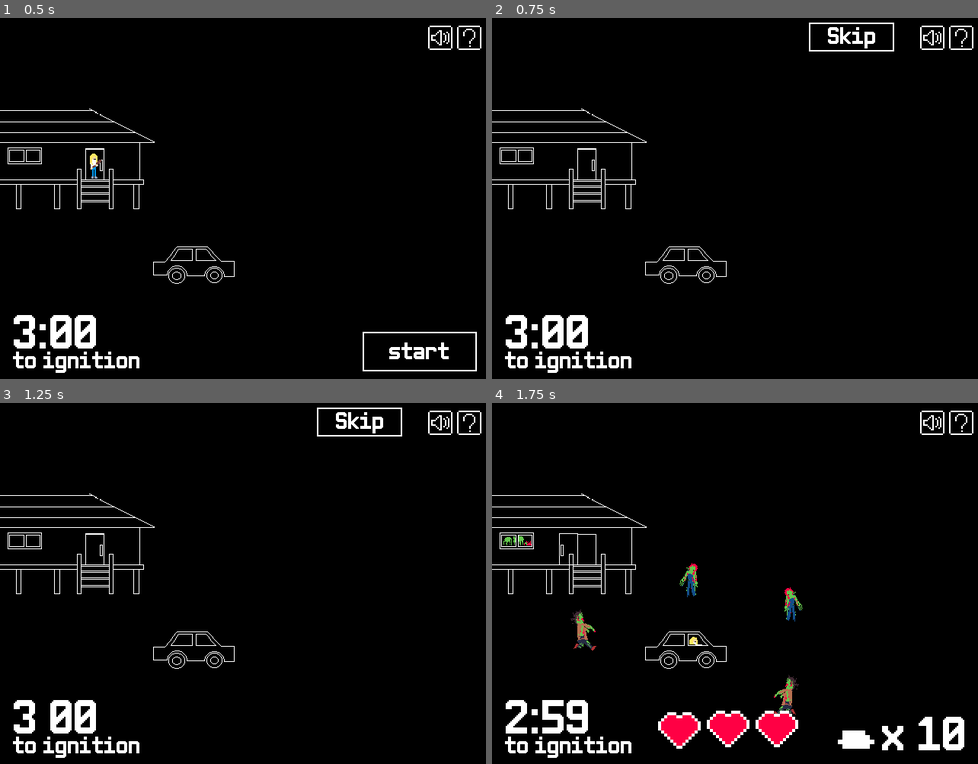
Above: before the commit, frames 1-4 (two rows, left to right).
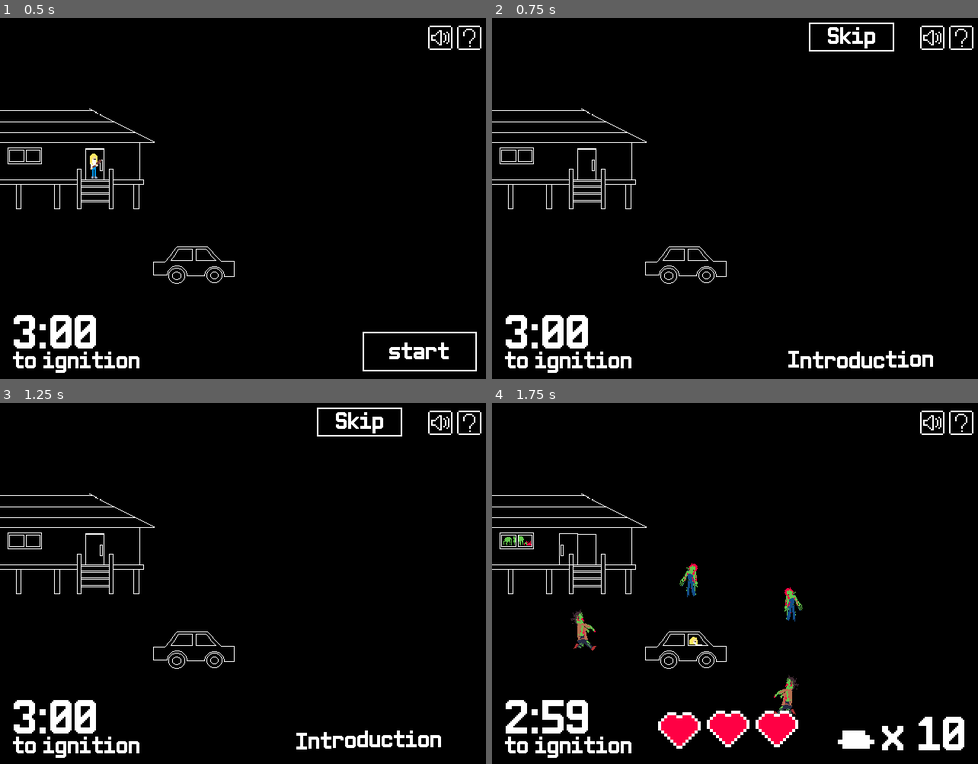
Above: after the commit, the same moments.

Repository: sanitygames/gameoff2022
Game: Godot game, scene res://title/Title.tscn
The game is run twice, just before and just after one commit, with the same random seed, the same clock (stepped at 60 frames per second) and the same inputs.
Inputs:
- Up to frame 1 (0.5 s): no input
- Up to frame 2 (0.75 s): click "start" at 0.5 s
- Up to frame 3 (1.25 s): no input
- Up to frame 4 (1.75 s): click "Skip" at 1.25 s

Frame 1 is identical in both runs. In frame 2, 0.6% of the frame differs, in the area x 60-91%, y 92-98%; in frame 3, 0.6%, in the area x 8-91%, y 84-96%; in frame 4, nothing differs.

Commit message:
balance change

Diff:
--- a/demo/Demo.tscn
+++ b/demo/Demo.tscn
@@ -447,17 +447,16 @@
 }
 
 [node name="RedBlood" type="AnimatedSprite" parent="."]
-visible = false
 position = Vector2( 80, 119.25 )
 scale = Vector2( 0.5, 0.5 )
 frames = SubResource( 4 )
+frame = 1
 __meta__ = {
 "_edit_lock_": true
 }
 
 [node name="RedParticle" type="CPUParticles2D" parent="."]
 position = Vector2( 29, 94 )
-emitting = false
 amount = 16
 explosiveness = 0.76
 direction = Vector2( -1, -1 )
@@ -469,10 +468,10 @@
 }
 
 [node name="GreenBlood" type="AnimatedSprite" parent="."]
-visible = false
 position = Vector2( 80, 119.25 )
 scale = Vector2( 0.5, 0.5 )
 frames = SubResource( 3 )
+frame = 1
 __meta__ = {
 "_edit_lock_": true
 }
@@ -559,6 +558,7 @@
 position = Vector2( 80, 119 )
 scale = Vector2( 0.5, 0.5 )
 frames = SubResource( 1 )
+playing = true
 __meta__ = {
 "_edit_lock_": true
 }
@@ -617,5 +617,16 @@
 custom_styles/normal = SubResource( 7 )
 text = "Skip"
 
+[node name="RichTextLabel" type="RichTextLabel" parent="."]
+margin_left = 194.0
+margin_top = 215.0
+margin_right = 304.0
+margin_bottom = 231.0
+custom_fonts/normal_font = ExtResource( 106 )
+bbcode_enabled = true
+bbcode_text = "[wave]Introduction[/wave]"
+text = "Introduction"
+scroll_active = false
+
 [connection signal="animation_finished" from="AnimationPlayer" to="." method="_on_AnimationPlayer_animation_finished"]
 [connection signal="pressed" from="StartButton" to="." method="_on_StartButton_pressed"]
--- a/game/Game.gd
+++ b/game/Game.gd
@@ -32,11 +32,7 @@
 	],
 	[
 		"GO",
-		"GO",
-		"GO",
 		"MOVE",
-		"MOVE",
-		"PLZ",
 	]
 ]
 
@@ -54,14 +50,12 @@
 	[
 		"GO",
 		"MOVE",
-		"PLZ",
 	],
 	[
 		"GO",
 		"GO",
 		"GO",
 		"MOVE",
-		"PLZ",
 	]
 ]
 
@@ -129,6 +123,7 @@
 	$Bomb.bomb()
 	yield(get_tree().create_timer(5.0), "timeout")
 	$Bomb2.play()
+	$GameClearBGLayer.visible = true
 	yield(get_tree().create_timer(2.0), "timeout")
 	$Fly.stop()
 	$End.play()
@@ -149,6 +144,7 @@
 
 
 func _on_PlayerCollsion_area_entered(_area:Area2D):
+	_area.owner.set_physics_process(false)
 	if !game_clear && !game_over:
 		$GameUILayer/LifeUI.damage()
 
@@ -156,6 +152,9 @@
 func _on_LifeUI_game_over():
 	$BGM.stop()
 	$GameOverLayer.visible = true
+	$GameOverLayer/StartButton.visible = false
+	yield(get_tree().create_timer(1.0), "timeout")
+	$GameOverLayer/StartButton.visible = true
 	game_over = true
 	Global.game_over = true
 	print("gameover")
--- a/game/Game.tscn
+++ b/game/Game.tscn
@@ -134,6 +134,16 @@
 [sub_resource type="GradientTexture2D" id=15]
 gradient = SubResource( 14 )
 
+[sub_resource type="Gradient" id=19]
+offsets = PoolRealArray( 0, 0.202147, 0.348837, 0.447227, 1 )
+colors = PoolColorArray( 1, 1, 1, 1, 1, 0.960938, 0, 1, 1, 0, 0, 1, 1, 0.340909, 0.0190275, 1, 0, 0, 0, 1 )
+
+[sub_resource type="GradientTexture2D" id=20]
+gradient = SubResource( 19 )
+fill = 1
+fill_from = Vector2( 0.502083, 1 )
+fill_to = Vector2( 1, 0.0270833 )
+
 [sub_resource type="SpriteFrames" id=1]
 animations = [ {
 "frames": [ ExtResource( 100 ), ExtResource( 76 ), ExtResource( 101 ) ],
@@ -341,6 +351,13 @@
 texture = SubResource( 15 )
 expand = true
 
+[node name="GameClearBGLayer" type="TextureRect" parent="."]
+visible = false
+margin_top = -319.0
+margin_right = 320.0
+texture = SubResource( 20 )
+expand = true
+
 [node name="Fukidasi" type="TextureRect" parent="."]
 visible = false
 margin_left = 113.0
@@ -591,10 +608,11 @@
 text = "GAME OVER"
 
 [node name="StartButton" type="Button" parent="GameOverLayer"]
-margin_left = 119.0
-margin_top = 117.0
-margin_right = 194.0
-margin_bottom = 143.0
+visible = false
+margin_left = 128.0
+margin_top = 120.0
+margin_right = 186.0
+margin_bottom = 138.0
 custom_colors/font_color_focus = Color( 1, 1, 1, 1 )
 custom_colors/font_color = Color( 1, 1, 1, 1 )
 custom_colors/font_color_hover = Color( 1, 0, 0.4, 1 )
@@ -609,6 +627,7 @@
 visible = false
 
 [node name="ColorRect" type="ColorRect" parent="GameClearLayer"]
+visible = false
 margin_left = 15.0
 margin_top = 48.0
 margin_right = 301.0
@@ -616,6 +635,7 @@
 color = Color( 0, 0, 0, 1 )
 
 [node name="NinePatchRect" type="NinePatchRect" parent="GameClearLayer"]
+visible = false
 margin_left = 15.0
 margin_top = 48.0
 margin_right = 301.0
@@ -634,13 +654,23 @@
 custom_fonts/font = ExtResource( 121 )
 text = "Thank you for playing!!"
 
+[node name="Label3" type="Label" parent="GameClearLayer"]
+margin_left = 69.0
+margin_top = 155.0
+margin_right = 250.0
+margin_bottom = 171.0
+custom_fonts/font = ExtResource( 121 )
+text = "2022 SANITY GAMES"
+align = 1
+
 [node name="Label" type="Label" parent="GameClearLayer"]
-margin_left = 69.0
+margin_left = 64.0
 margin_top = 83.0
-margin_right = 261.0
+margin_right = 256.0
 margin_bottom = 115.0
 custom_fonts/font = ExtResource( 106 )
-text = "YOU SURVIVED!"
+text = "THE END!!"
+align = 1
 
 [node name="StartButton" type="Button" parent="GameClearLayer"]
 visible = false
@@ -683,7 +713,6 @@
 position = Vector2( 818, -284 )
 scale = Vector2( 4, 4 )
 frames = SubResource( 18 )
-frame = 1
 playing = true
 offset = Vector2( -172.25, 29.5 )
 script = ExtResource( 127 )
--- a/game/Life.gd
+++ b/game/Life.gd
@@ -4,6 +4,8 @@
 
 func damage():
 	var _children = get_children()
+	if _children.empty():
+		return
 	var _c = _children.pop_back().queue_free()
 	if _children.size() == 0:
 		SoundManager.get_node("GameOver").play()
--- a/ignition_timer/IgnitionTimer.gd
+++ b/ignition_timer/IgnitionTimer.gd
@@ -21,7 +21,8 @@
 		$BlinkTimer.stop()
 
 func _on_BlinkTimer_timeout():
-	blink = !blink
+	if is_active:
+		blink = !blink
 
 func time_update():
 	var c = ":" if blink else " "
Not shown: 1 places in game/Game.tscn that only renumber resources
